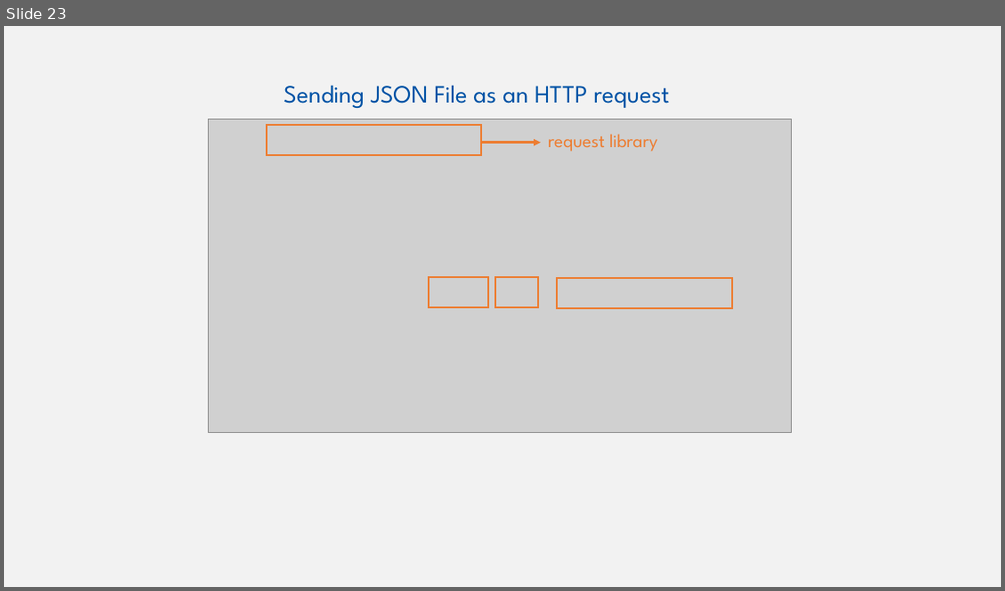
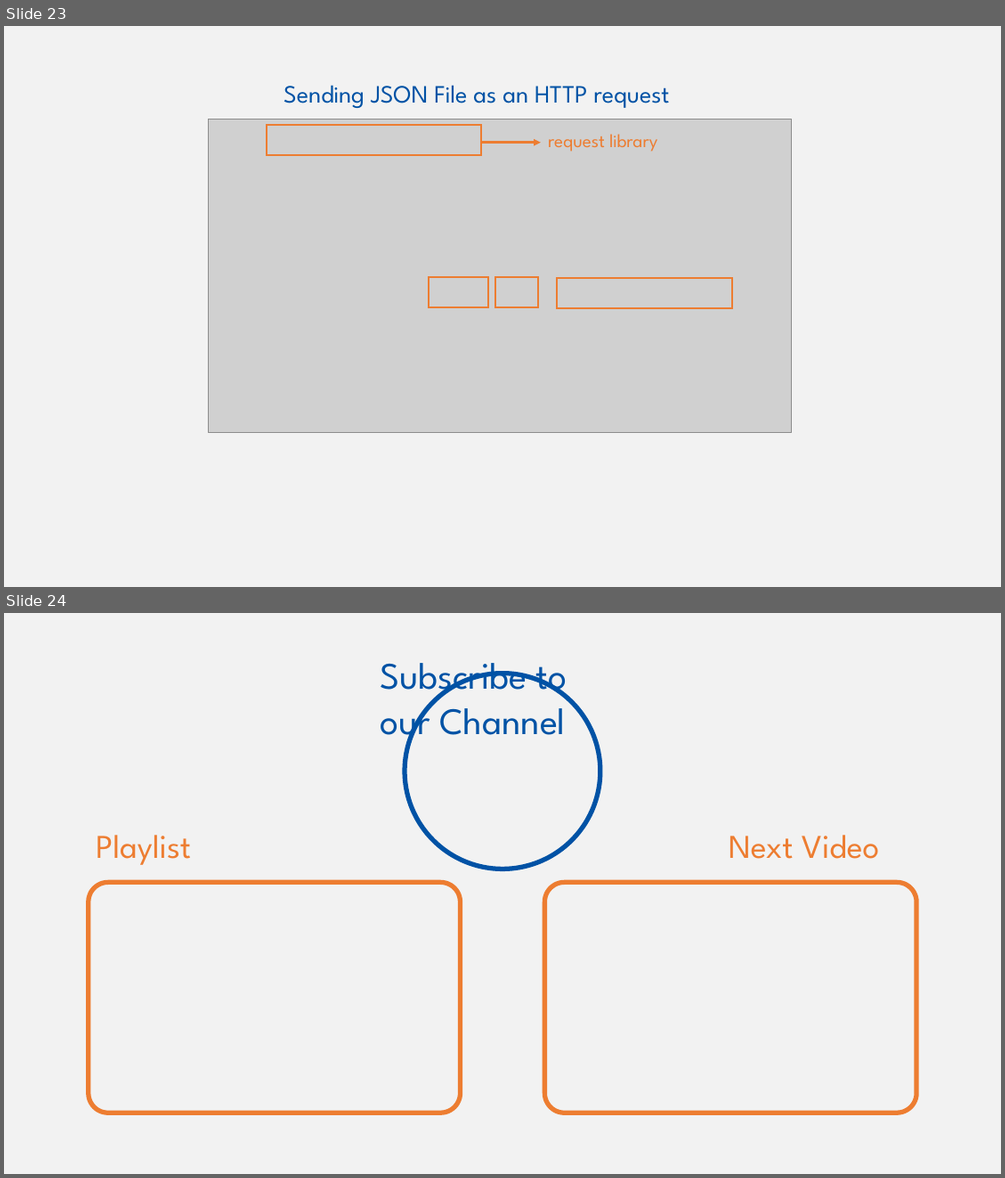
Before and after one commit to w3c/wot-cg, a slide deck: Tutorials/whatiswot/4-JSON_in_Practice/4-JSON_in_Practice.pptx. Shown one above the other, each under a label of ours: slide 23 before the commit, slides 23 and 24 after it. The pictures are 1005x591 and 1005x1178 pixels, drawn with LibreOffice and Linux fonts; fonts in the diff are those of the drawing; grey boxes stand for pictures; background and template pictures are left out. Boxes give left, top, right and bottom in pixels: in the first picture for what was removed or moved away, otherwise in the second. Text is boxed around its words. In the diff, an @@ line names an element or a change of style, - is before the commit and + after.

```diff
--- a/Tutorials/whatiswot/4-JSON_in_Practice/4-JSON_in_Practice.pptx
+++ b/Tutorials/whatiswot/4-JSON_in_Practice/4-JSON_in_Practice.pptx
@@ slide 24 added at bbox=[4, 613, 1001, 1174], background #F2F2F2 @@
@@ text added at bbox=[380, 663, 567, 746], 36 pt, text #0052A5 @@
+Subscribe to our Channel
@@ ellipse added at bbox=[404, 674, 600, 869], outline #0052A5 4.5 pt @@
@@ text added at bbox=[96, 835, 191, 865], 32 pt, text #ED7D31 @@
+Playlist
@@ text added at bbox=[728, 835, 879, 859], 32 pt, text #ED7D31 @@
+Next Video
@@ rounded rectangle added at bbox=[89, 882, 461, 1112], outline #ED7D31 4.5 pt @@
@@ rounded rectangle added at bbox=[544, 882, 916, 1112], outline #ED7D31 4.5 pt @@
```
Also in this commit, not shown: 2 slides changed, 6 other files.
